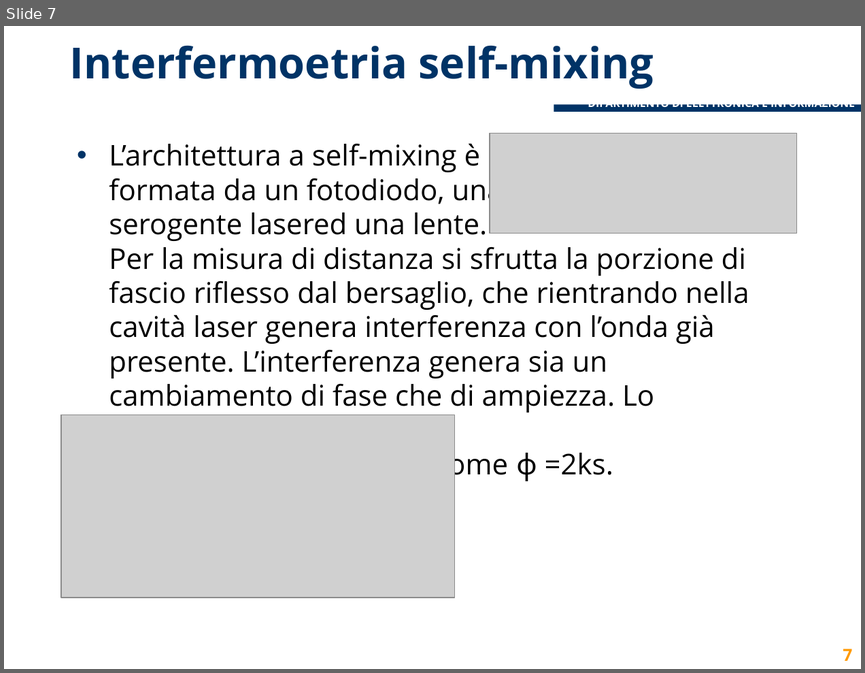
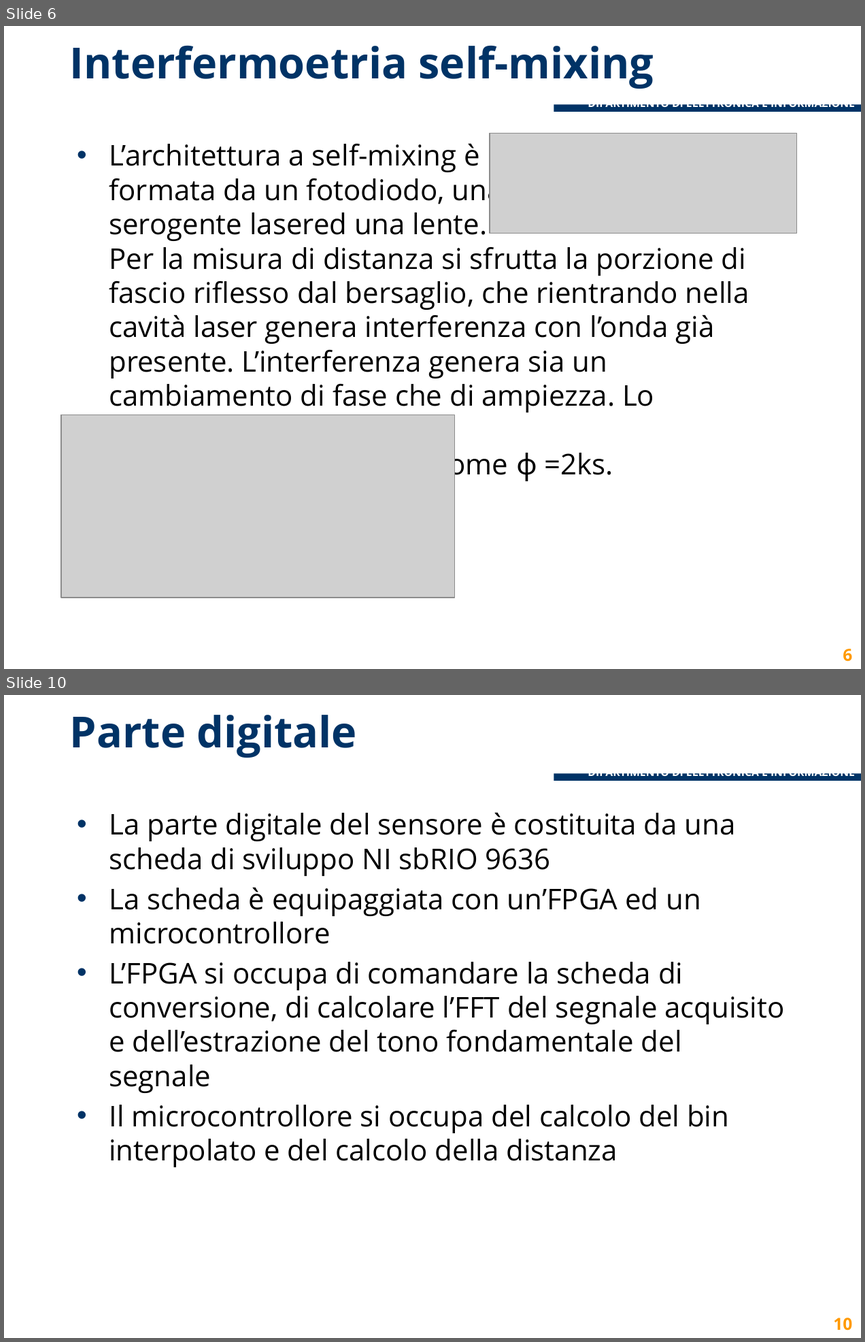
Before and after one commit to lcavagnispolimi/thesis_latex, a slide deck: Presentazione standard2.pptx. Shown one above the other, each under a label of ours: slide 7 before the commit, slides 6 and 10 after it; the slides between them are not shown. The pictures are 865x673 and 865x1342 pixels, drawn with LibreOffice and Linux fonts; fonts in the diff are those of the drawing; grey boxes stand for pictures; background and template pictures are left out. Boxes give left, top, right and bottom in pixels: in the first picture for what was removed or moved away, otherwise in the second. Text is boxed around its words. In the diff, an @@ line names an element or a change of style, - is before the commit and + after.

```diff
--- a/Presentazione standard2.pptx
+++ b/Presentazione standard2.pptx
@@ slide 10 added at (4,695,861,1338), background #FFFFFF; not listed: 2 template elements that a slide beside it also shows @@
@@ title added at (70,715,358,758), 36 pt, text #003366, bold @@
+Parte digitale
@@ text added at (109,812,785,1167), 24 pt, text #000000 @@
+• La parte digitale del sensore è costituita da una scheda di sviluppo NI sbRIO 9636
+• La scheda è equipaggiata con un’FPGA ed un microcontrollore
+• L’FPGA si occupa di comandare la scheda di conversione, di calcolare l’FFT del segnale acquisito e dell’estrazione del tono fondamentale del segnale
+• Il microcontrollore si occupa del calcolo del bin interpolato e del calcolo della distanza
@@ page number added at (833,1317,852,1330), 14 pt, text #FF9900, bold @@
+10
@@ what was slide 7 is now slide 6 @@
@@ page number at (842,648,852,661): text changed @@
-7
+6
```
Also in this commit, not shown: 2 slides changed, 13 other slides added, 1 other file.
